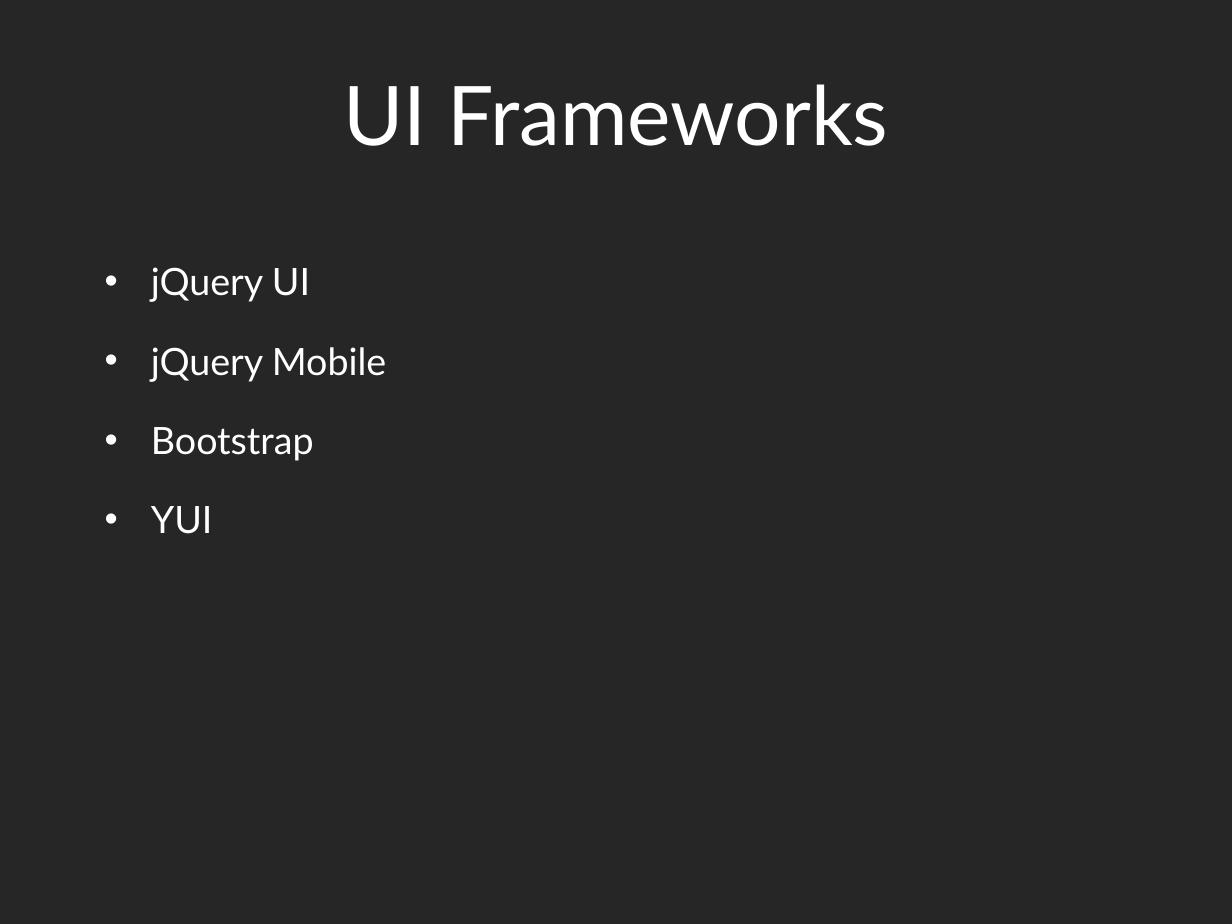
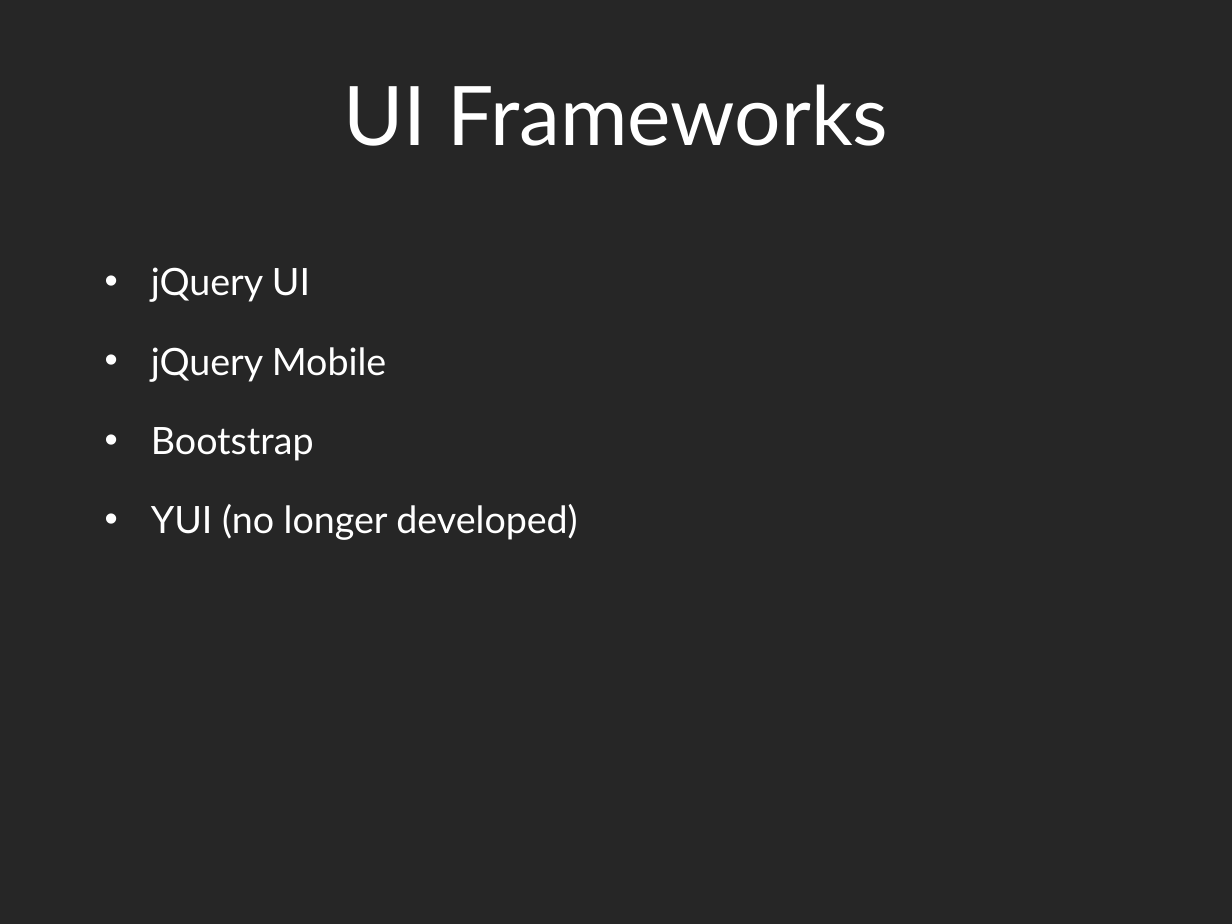
Before and after one commit to dantasse/ssuiweb2014, a slide deck: slide 45 of week10/week10.pptx (slide 42 before the commit). Drawn at 1232x924 pixels with LibreOffice and Linux fonts; fonts in the diff are those of the drawing. Boxes give left, top, right and bottom in pixels: in the first picture for what was removed or moved away, otherwise in the second. Text is boxed around its words. In the diff, an @@ line names an element or a change of style, - is before the commit and + after.

```diff
--- a/week10/week10.pptx
+++ b/week10/week10.pptx
@@ text at [151,504,577,540]: text changed @@
-• YUI
+• YUI (no longer developed)
```
Also in this commit, not shown: 6 other slides changed, 4 slides added, 1 slide removed, 2 other files.
